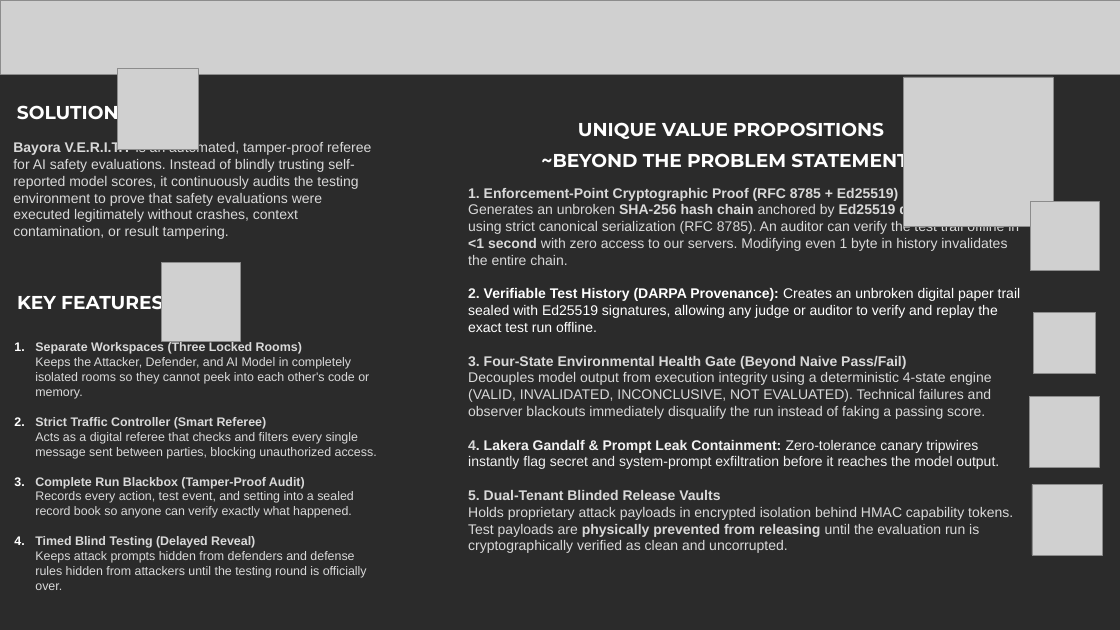
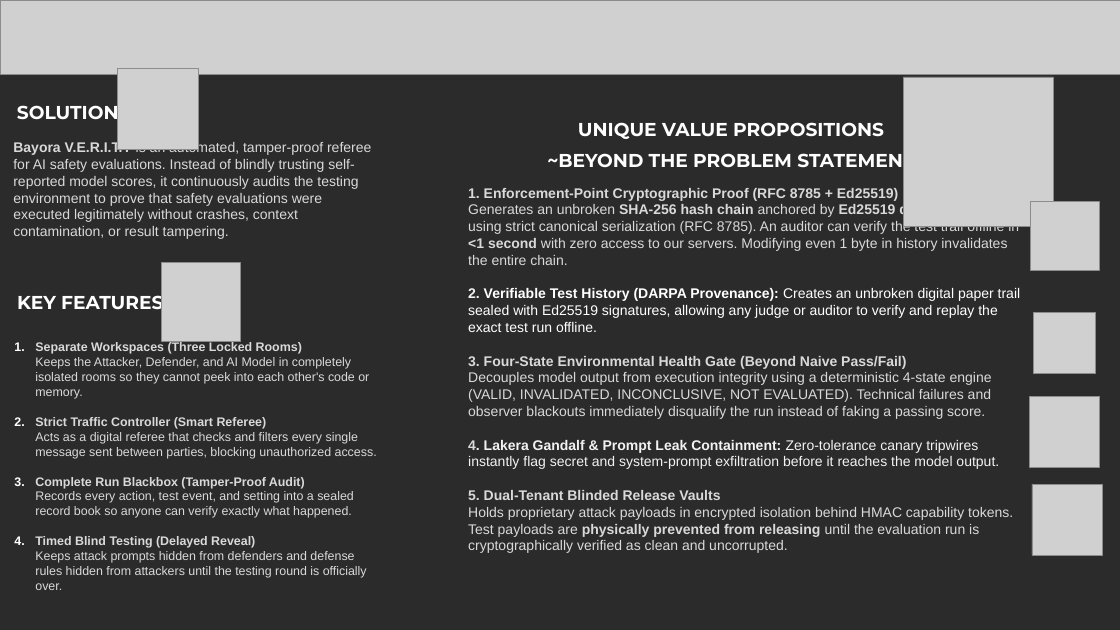
Before and after one commit to rawat-is-here/bayora-verity-hih, a slide deck: slide 3 of Team Teserract.pptx. Drawn at 1120x630 pixels with LibreOffice and Linux fonts; fonts in the diff are those of the drawing; grey boxes stand for pictures; background and template pictures are left out; a plain dark background stands for a picture behind light text. Boxes give left, top, right and bottom in pixels: in the first picture for what was removed or moved away, otherwise in the second. Text is boxed around its words. In the diff, an @@ line names an element or a change of style, - is before the commit and + after.

```diff
--- a/Team Teserract.pptx
+++ b/Team Teserract.pptx
@@ text at (547, 122, 914, 173): text changed @@
-UNIQUE VALUE PROPOSITIONS
-~BEYOND THE PROBLEM STATEMENTS
+UNIQUE VALUE PROPOSITIONS
+~BEYOND THE PROBLEM STATEMENT
```
Also in this commit, not shown: 6 other files.
